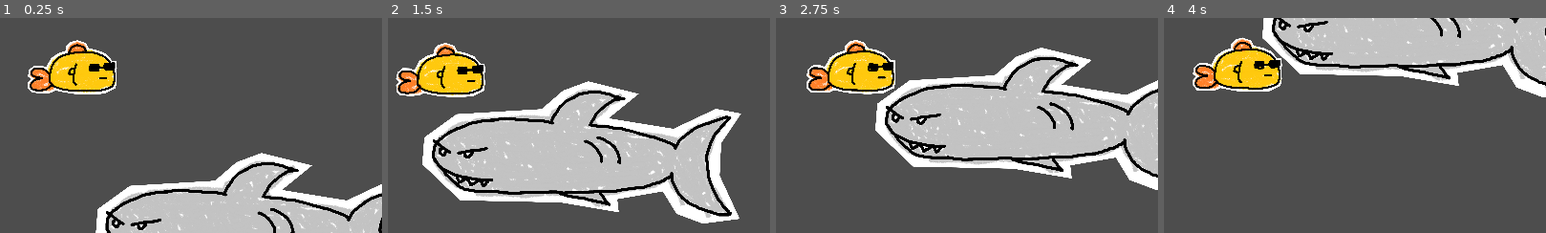
Above: before the commit, frames 1-4 (left to right).
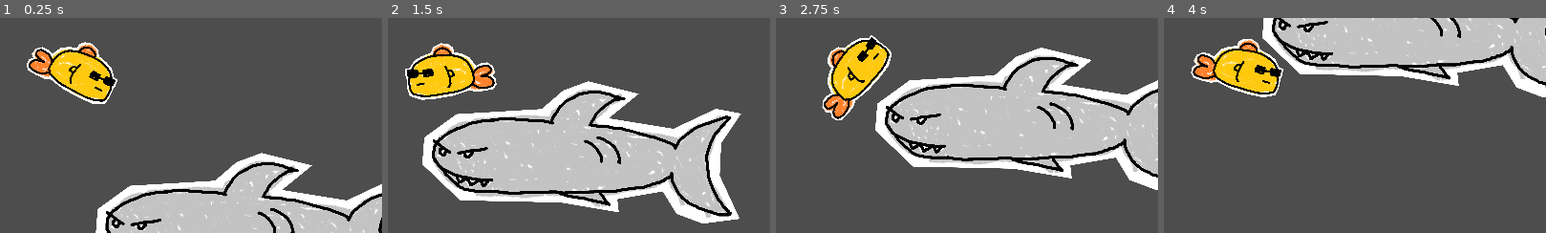
Above: after the commit, the same moments.

Repository: bryanjhdang/gmtk2024
Game: Godot game, scene res://scenes/sandbox.tscn
Two runs of this game, one before a commit and one after it. Both use one fixed random seed, a clock stepped at 60 frames per second and the inputs below.
Inputs (mouse positions are % of the whole screen's width and height, from its top left):
- Up to frame 1 (0.25 s): no input
- Up to frame 2 (1.5 s): move the mouse to (72, 45) at 0.52 s; tap W (chomp) at 0.6 s; move the mouse to (30, 55) at 1.27 s; right-click (30, 55) at 1.35 s
- Up to frame 3 (2.75 s): move the mouse to (60, 28) at 2.02 s; hold E (frenzy) from 2.03 s (still down)
- Up to frame 4 (4 s): move the mouse to (45, 70) at 2.77 s; release E (frenzy) at 2.78 s; click (45, 70) at 2.85 s; move the mouse to (80, 65) at 3.52 s; tap W (chomp) at 3.6 s
The pictures show only the part of the screen within x 40-90%, y 37-87%; the shares and areas given below are measured in that part.

The runs differ from the first frame. In frame 1, 3.6% of the frame differs, in the area x 7-31%, y 10-40%; in frame 2, 3.2%; in frame 3, 4.3%, in the area x 8-32%, y 8-48%; in frame 4, 2.9%.

Commit message:
add rotation

Diff:
--- a/characters/player/player.gd
+++ b/characters/player/player.gd
@@ -31,6 +31,8 @@
 	# change the player size based on score
 	scale = Vector2((game_manager.score + 900) / 1000, (game_manager.score + 900) / 1000)
 
+	_rotate_player()
+
 	if not is_dashing:
 		if Input.is_action_pressed("move"):
 			_apply_acceleration(delta)
@@ -57,6 +59,18 @@
 	if Input.is_action_just_pressed("chomp"):
 		_chomp()
 
+
+func _rotate_player() -> void:
+	var mouse_position = get_global_mouse_position()
+	var direction = mouse_position - global_position
+
+	# Flip the sprite based on the horizontal direction
+	if direction.x < 0:  # Mouse is to the left
+		self.scale = Vector2(-1,1)
+		rotation = direction.angle() + PI
+	else:  # Mouse is to the right
+		self.scale = Vector2(1,1)
+		rotation = direction.angle()
 
 func _apply_dash_movement(delta: float) -> void:
 	pass
